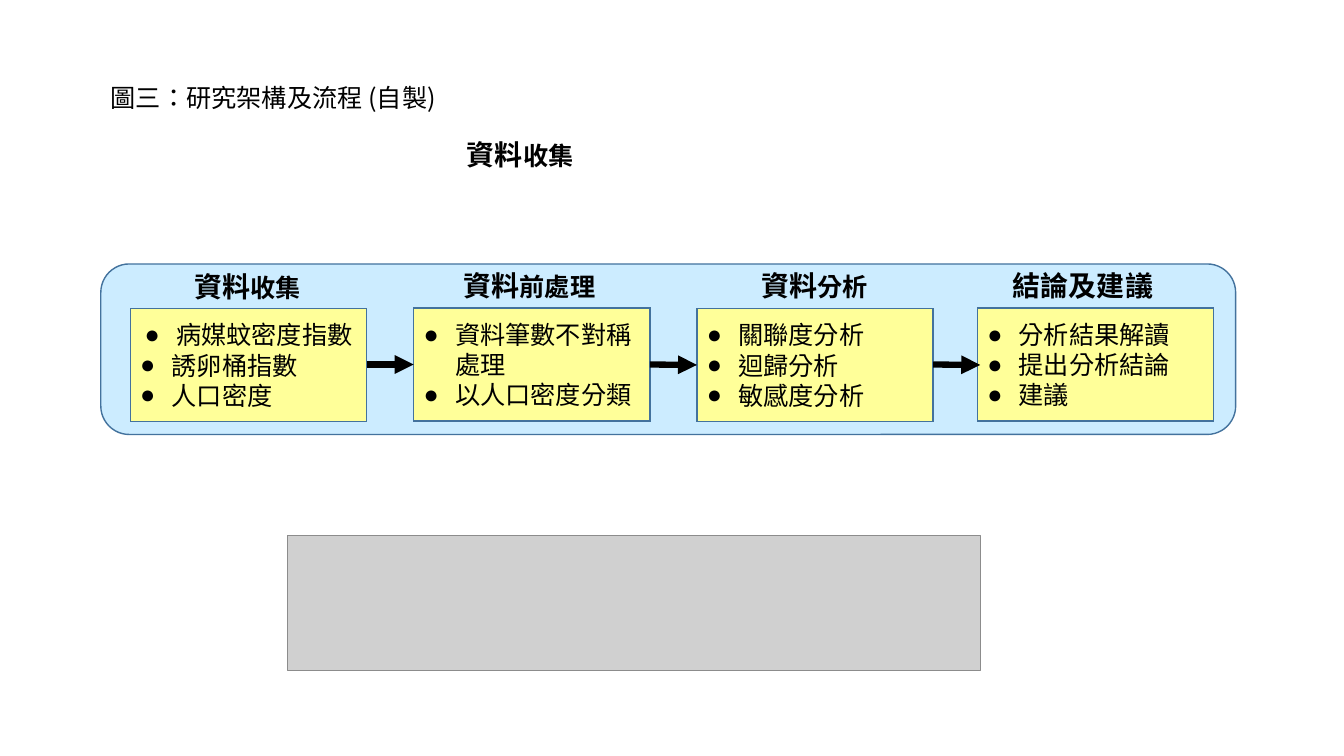
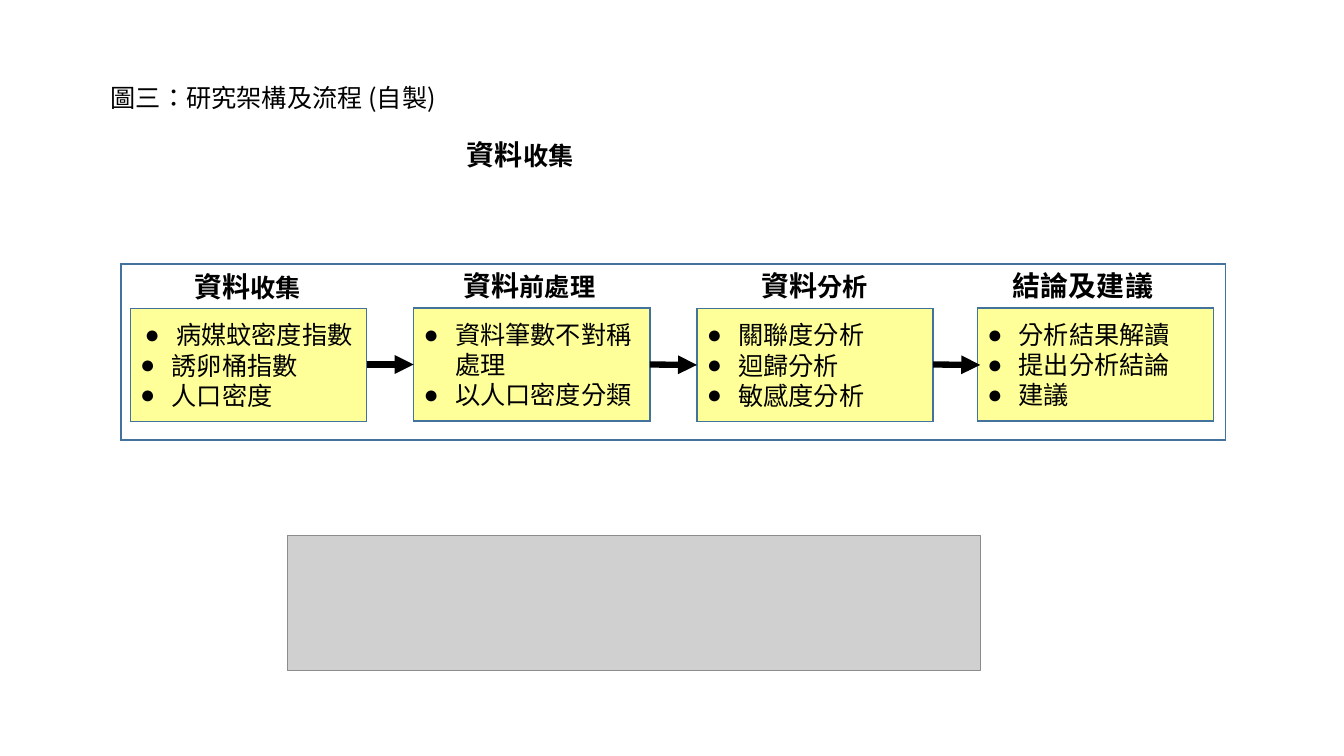
Before and after one commit to hungtai/mylinebot, a slide deck: slide 3 of 用的圖.pptx. Drawn at 1344x756 pixels with LibreOffice and Linux fonts; fonts in the diff are those of the drawing; grey boxes stand for pictures. Boxes give left, top, right and bottom in pixels: in the first picture for what was removed or moved away, otherwise in the second. Text is boxed around its words. In the diff, an @@ line names an element or a change of style, - is before the commit and + after.

```diff
--- a/用的圖.pptx
+++ b/用的圖.pptx
@@ rounded rectangle removed at [101, 264, 1236, 435] @@
@@ rectangle added at [121, 264, 1226, 441], fill #FFFFFF, outline #43739E 1 pt @@
```
Also in this commit, not shown: 2 other slides changed.
